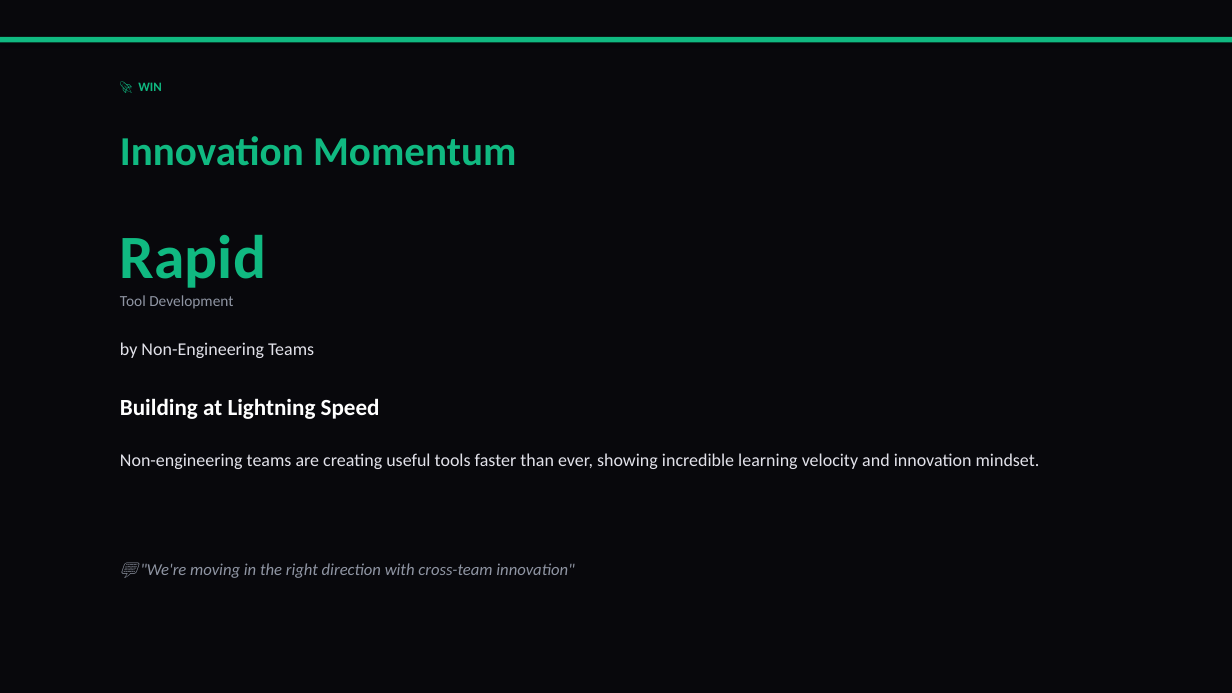
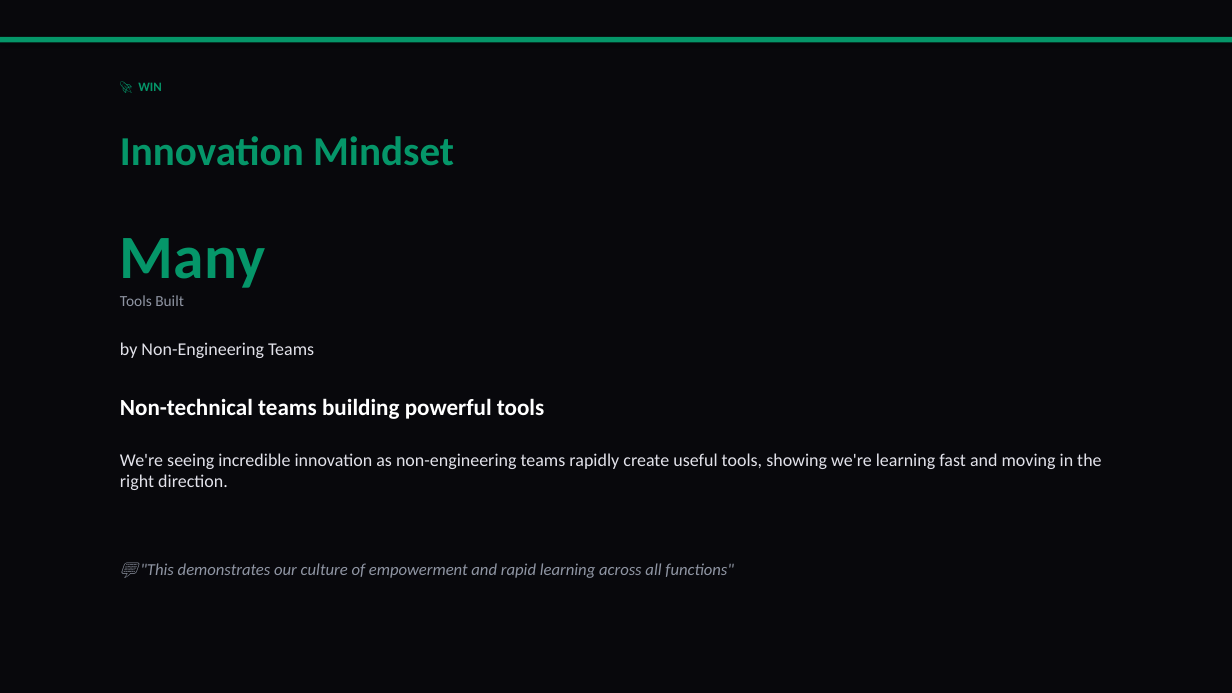
Before and after one commit to liliyagarifullina-maker/appodeal-pulse, a slide deck: slide 8 of data/archive/pulse_2026-03-15.pptx (slide 4 before the commit). Drawn at 1232x693 pixels with LibreOffice and Linux fonts; fonts in the diff are those of the drawing. Boxes give left, top, right and bottom in pixels: in the first picture for what was removed or moved away, otherwise in the second. Text is boxed around its words. In the diff, an @@ line names an element or a change of style, - is before the commit and + after.

```diff
--- a/data/archive/pulse_2026-03-15.pptx
+++ b/data/archive/pulse_2026-03-15.pptx
@@ rectangle at (0,37,1232,43): fill #10B981 to #059669 @@
@@ text "🚀 WIN" at (138,82,161,91): text colour #10B981 to #059669 @@
@@ text at (120,136,454,165): text changed; text colour #10B981 to #059669 @@
-Innovation Momentum
+Innovation Mindset
@@ text at (120,238,265,288): text changed; text colour #10B981 to #059669 @@
-Rapid
+Many
@@ text at (120,295,184,306): text changed @@
-Tool Development
+Tools Built
@@ text at (120,398,544,419): text changed @@
-Building at Lightning Speed
+Non-technical teams building powerful tools
@@ text at (120,453,1101,490): text changed @@
-Non-engineering teams are creating useful tools faster than ever, showing incredible learning velocity and innovation mindset.
+We're seeing incredible innovation as non-engineering teams rapidly create useful tools, showing we're learning fast and moving in the right direction.
@@ text at (140,563,734,578): text changed @@
-💬 "We're moving in the right direction with cross-team innovation"
+💬 "This demonstrates our culture of empowerment and rapid learning across all functions"
```
Also in this commit, not shown: 9 other slides changed, 5 slides added, 6 slides removed, 2 other files.
